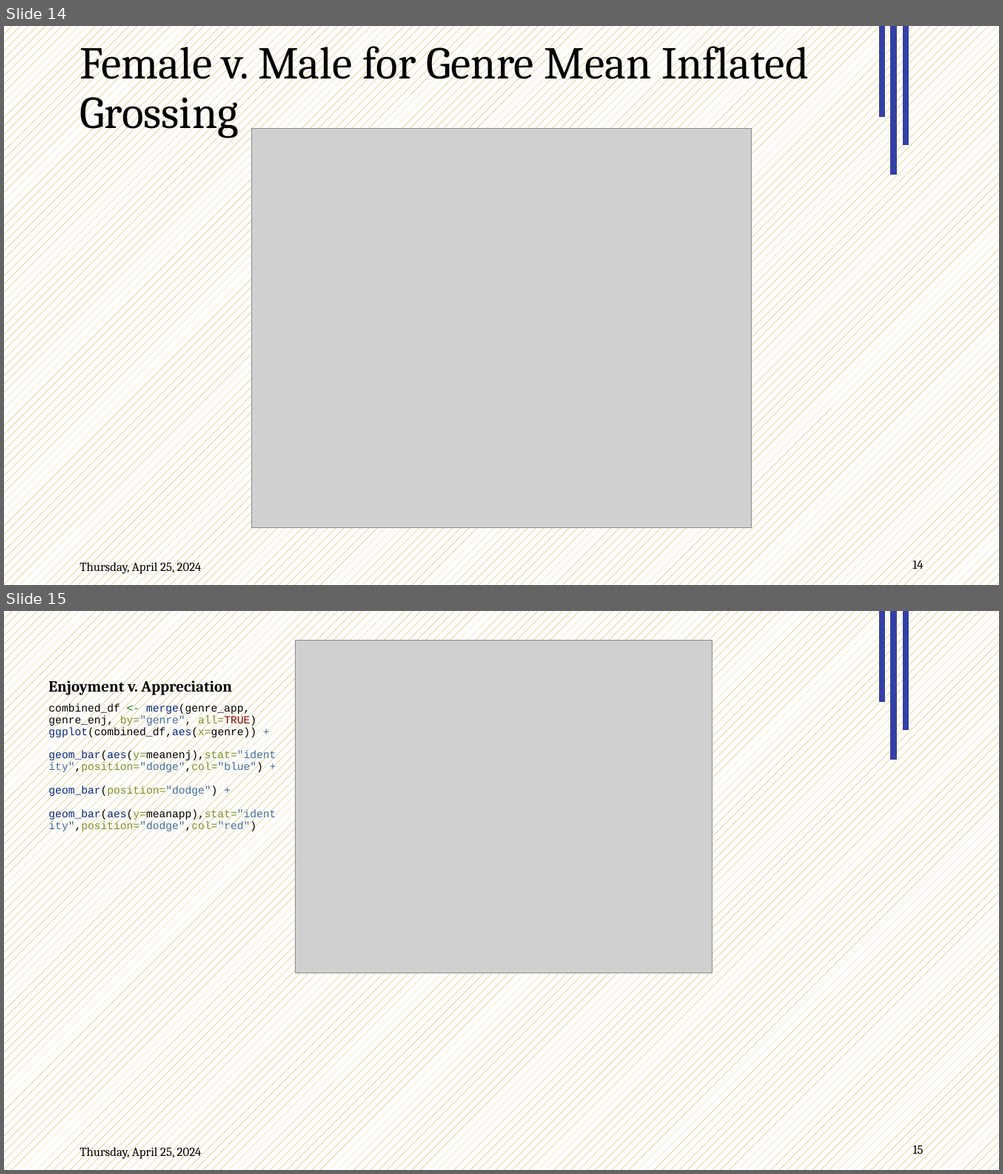
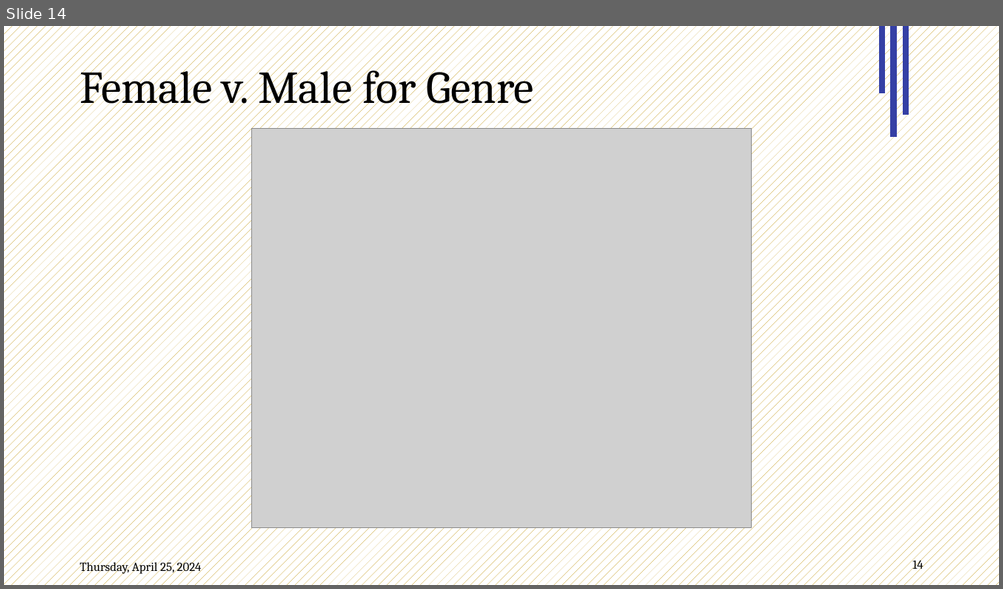
Before and after one commit to Data2401/final-project-fall-2024-classic-films, a slide deck: Slides.pptx. Shown one above the other, each under a label of ours: slides 14 and 15 before the commit, slide 14 after it. The pictures are 1003x1174 and 1003x589 pixels, drawn with LibreOffice and Linux fonts; fonts in the diff are those of the drawing; grey boxes stand for pictures; background and template pictures are left out. Boxes give left, top, right and bottom in pixels: in the first picture for what was removed or moved away, otherwise in the second. Text is boxed around its words. In the diff, an @@ line names an element or a change of style, - is before the commit and + after.

```diff
--- a/Slides.pptx
+++ b/Slides.pptx
@@ slide 15 removed at <box>4,611,999,1170</box>, background pattern #BF9000 on #FFFFFF; not listed: 5 template elements that a slide beside it also shows @@
@@ picture removed at <box>295,640,711,974</box> @@
@@ title removed at <box>48,677,231,695</box> @@
-Enjoyment v. Appreciation
@@ text removed at <box>48,703,276,833</box> @@
-combined_df <- merge(genre_app, genre_enj, by="genre", all=TRUE)
-ggplot(combined_df,aes(x=genre)) +
-geom_bar(aes(y=meanenj),stat="identity",position="dodge",col="blue") +
-geom_bar(position="dodge") +
-geom_bar(aes(y=meanapp),stat="identity",position="dodge",col="red")
@@ slide 14 changed as well @@
@@ line moved from (893, 175) - (893, 26) to (882, 94) - (882, 26) @@
@@ line moved from (906, 145) - (906, 26) to (893, 137) - (893, 26) @@
@@ line moved from (882, 117) - (882, 26) to (906, 115) - (906, 26) @@
@@ title at <box>79,62,533,113</box>: text changed @@
-Female v. Male for Genre Mean Inflated Grossing
+Female v. Male for Genre
```
Also in this commit, not shown: 13 other slides changed, 2 slides added, 2 other slides removed, 2 other files.
